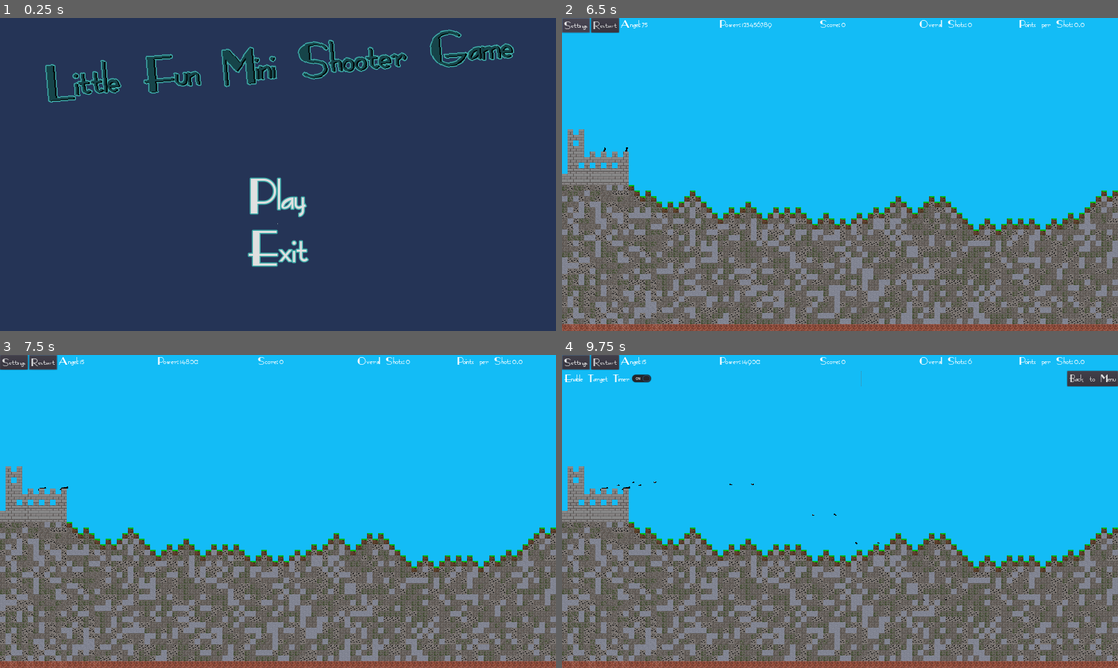
Above: before the commit, frames 1-4 (two rows, left to right).
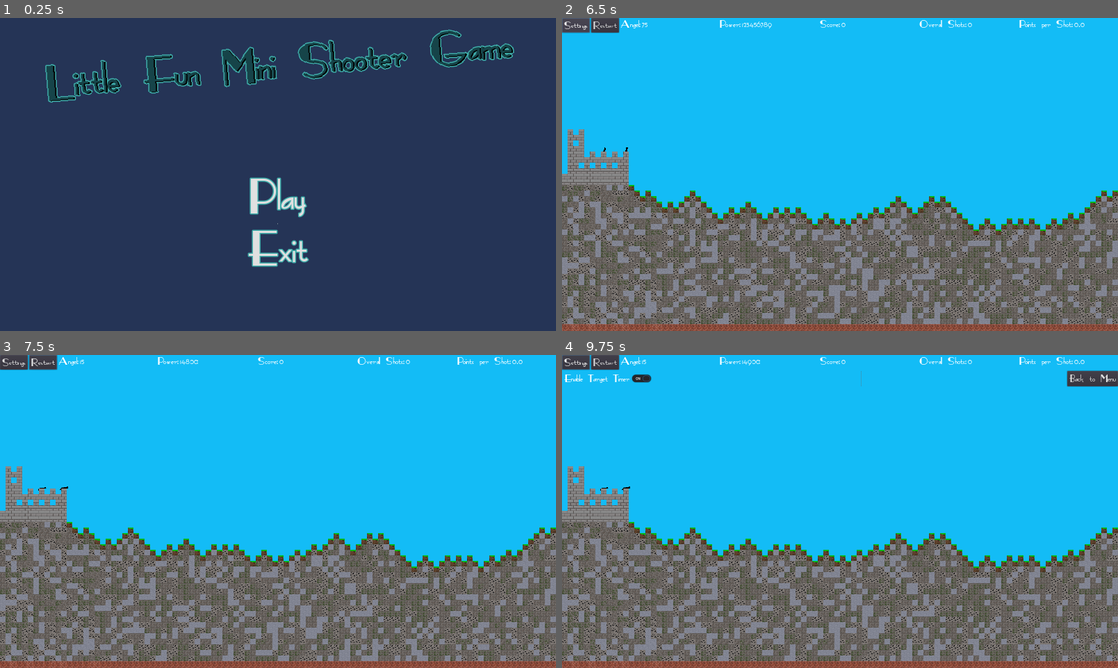
Above: after the commit, the same moments.

Repository: Coding-4Fun/Just4Fun_Mini_Shootergame
Game: Godot game, scene res://UI/MainMenuUI.tscn
The game is run twice, just before and just after one commit, with the same random seed, the same clock (stepped at 60 frames per second) and the same inputs.
Inputs (mouse positions are in pixels of both pictures, inside the frame that each line leads up to):
- Up to frame 1 (0.25 s): no input
- Up to frame 2 (6.5 s): click "Play" at 0.5 s; click "Restart" at 1.25 s; click "Restart" at 2 s; click "Restart" at 2.75 s; click "Enable Target Timer" at 3.5 s; click "Back to Menu" at 4.25 s; click "Play" at 5 s; click "Settings" at 5.75 s
- Up to frame 3 (7.5 s): move the mouse to (400, 495) at 6.52 s; hold Right (ui_right) 6.53-7.28 s; tap Mouse wheel down (cannon_power_minus) at 6.6, 7.35 s; tap Enter at 7.25 s; move the mouse to (166, 527) at 7.27 s; hold Down (ui_down) from 7.28 s (still down)
- Up to frame 4 (9.75 s): tap Space (cannon_shoot) at 7.55, 8, 8.3, 8.85, 9.5, 9.6 s; move the mouse to (895, 442) at 8.02 s; release Down (ui_down) at 8.03 s; hold Right (ui_right) 8.03-8.78 s; tap Mouse wheel up (cannon_power_plus) at 8.1 s; tap Enter at 8.75 s; move the mouse to (812, 574) at 8.77 s; hold Up (ui_up) 8.78-9.53 s; move the mouse to (1006, 558) at 9.52 s; hold Left (ui_left) from 9.53 s (still down)

Frames 1-3 are identical in both runs. In frame 4, less than 0.1% of the frame differs, in the area x 9-74%, y 1-79%.
Error after the commit: Invalid get index 'PlayerShots' (on base: 'Node (Preloads.gd)'). (res://Cannon/Cannon.gd:22)

Commit message:
Chg: Move instantiating the Canonball in other Nodescript Add: Own Signal for Shooting

Diff:
--- a/Cannon/Cannon.gd
+++ b/Cannon/Cannon.gd
@@ -13,26 +13,21 @@
 onready var Muzzle = get_node("Barrel/Muzzle")
 onready var Barrel = get_node("Barrel")
 onready var InfoPanel = get_node("InfoPanel")
-onready var Main = get_tree().get_root().get_node("MainGame")
+# onready var Main = get_tree().get_root().get_node("MainGame")
 
 
 func _ready():
 	if !SignalBus.is_connected("CannonShoot", Preloads.UIMain, "_on_Cannon_Shot"):
 		assert(SignalBus.connect("CannonShoot", Preloads.UIMain, "_on_Cannon_Shot")==OK)
+	if !SignalBus.is_connected("CannonShooting", Preloads.PlayerShots, "_on_Player_Shoot"):
+		assert(SignalBus.connect("CannonShooting", Preloads.PlayerShots, "_on_Player_Shoot")==OK, "Error: connect signal CannonShooting")
 
 	## Kannonen umdrehen, wenn auf der rechten Seite
 
 
 func _unhandled_input(event):
 	if event.is_action_released("cannon_shoot") and can_shoot:
-		var b = Preloads.Bullet.instance()
-		b.Ply = name
-		b.add_to_group("Shoots")
-		b.transform = Muzzle.global_transform
-		b.velocity = b.transform.x * muzzle_velocity
-		b.g = gravity
-		Main.add_child(b)
-		SignalBus.emit_signal("CannonShoot")
+		SignalBus.emit_signal("CannonShooting", Muzzle.global_transform, muzzle_velocity, gravity)
 	if event.is_action_released("cannon_power_plus"):
 		muzzle_velocity = clamp(muzzle_velocity+100, min_velocity, max_velocity)
 		SignalBus.emit_signal("CannonPowerChange", muzzle_velocity)
